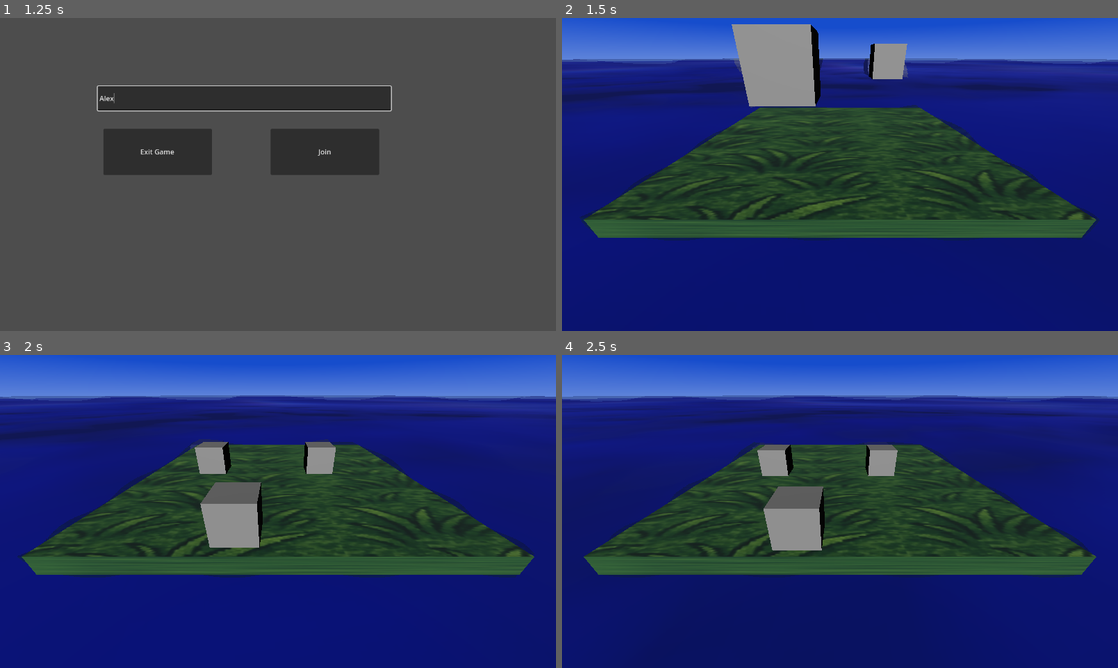
Above: before the commit, frames 1-4 (two rows, left to right).
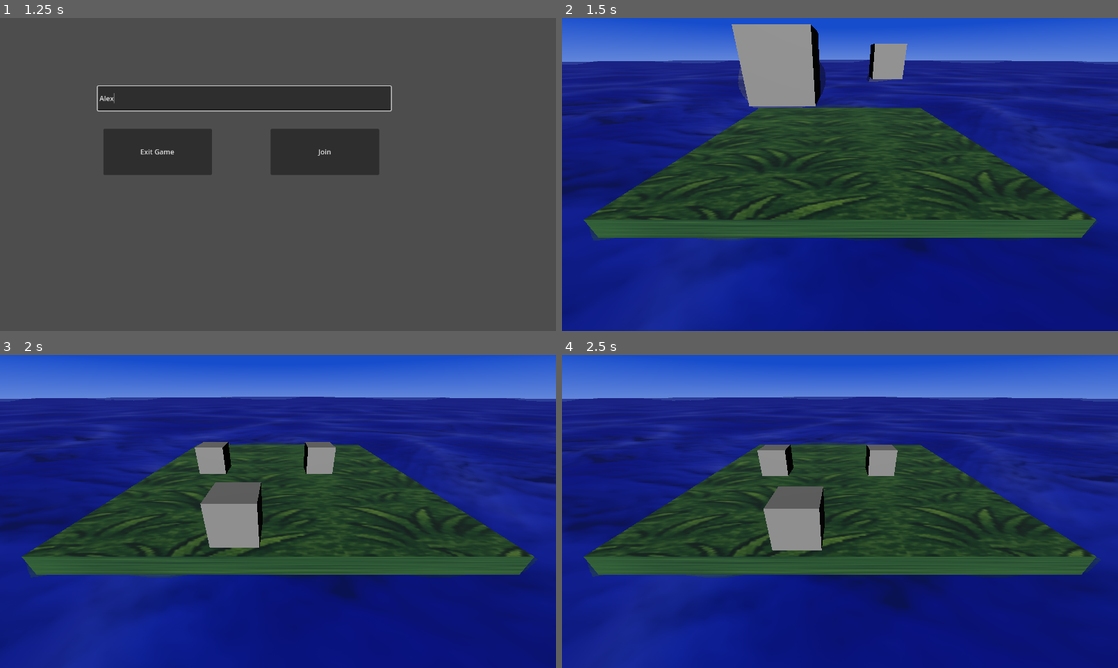
Above: after the commit, the same moments.

Repository: saltchicken/quest-godot
Game: Godot game, scene res://menus/main_menu.tscn
The game is run twice, just before and just after one commit, with the same random seed, the same clock (stepped at 60 frames per second) and the same inputs.
Inputs (mouse positions are in pixels of both pictures, inside the frame that each line leads up to):
- Up to frame 1 (1.25 s): click (244, 99) at 0.52 s; type "Alex" at 0.6 s
- Up to frame 2 (1.5 s): click "Join" at 1.25 s
- Up to frame 3 (2 s): no input
- Up to frame 4 (2.5 s): move the mouse to (962, 495) at 2.02 s; hold D (right) from 2.03 s (still down); click (962, 495) at 2.1 s; tap Space (jump) at 2.27 s

Frame 1 is identical in both runs. In frame 2, 15% of the frame differs, in the area x 0-100%, y 12-100%; in frame 3, 14%; in frame 4, 26%.

Commit message:
Fix environment

Diff:
--- a/levels/Game.tscn
+++ b/levels/Game.tscn
@@ -112,7 +112,7 @@
 unique_name_in_owner = true
 
 [node name="WaterSurface" type="MeshInstance3D" parent="."]
-transform = Transform3D(1, 0, 0, 0, 1, 0, 0, 0, 1, 0, -3.55888, 0)
+transform = Transform3D(0.535, 0, 0, 0, 0.535, 0, 0, 0, 0.535, 0, -3.55888, 0)
 mesh = SubResource("CylinderMesh_hvr8k")
 skeleton = NodePath("")
 
--- a/levels/water_surface.tres
+++ b/levels/water_surface.tres
@@ -22,14 +22,14 @@
 render_priority = 0
 shader = ExtResource("1_iabrc")
 shader_parameter/water_color = Color(0, 0, 0, 1)
-shader_parameter/uv_scale = 2.0
-shader_parameter/time_scale = 2.0
+shader_parameter/uv_scale = 10.0
+shader_parameter/time_scale = 0.5
 shader_parameter/water_normal_noise = SubResource("NoiseTexture2D_f2gsp")
 shader_parameter/normal = 0.5
 shader_parameter/roughness = 0.25
 shader_parameter/sun_highlights = SubResource("NoiseTexture2D_15fg1")
 shader_parameter/color_ratio = 0.5
-shader_parameter/abberation_r = Vector2(0.005, 0)
+shader_parameter/abberation_r = Vector2(0.001, 0)
 shader_parameter/abberation_g = Vector2(0, 0)
-shader_parameter/abberation_b = Vector2(-0.005, 0)
-shader_parameter/highlights_time_scale = 0.016
+shader_parameter/abberation_b = Vector2(-0.001, 0)
+shader_parameter/highlights_time_scale = 0.004
